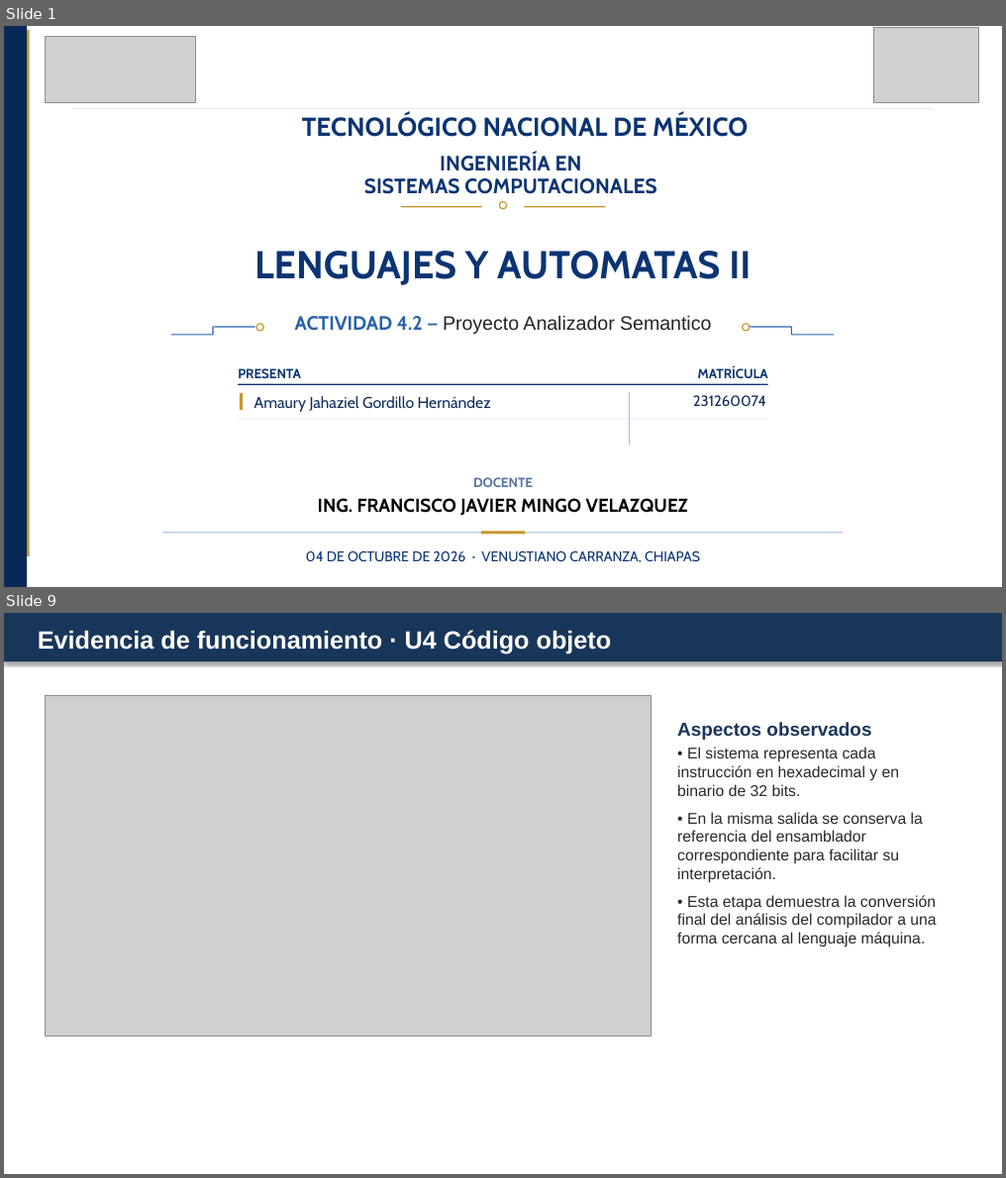
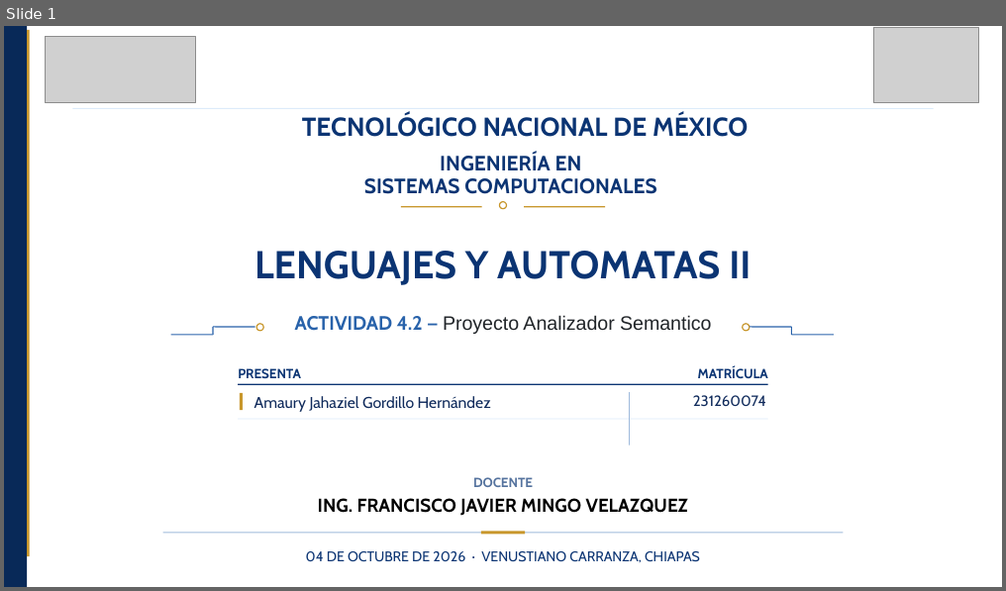
Before and after one commit to amaurycolochos-cpu/LENGUAJES-Y-AUTOMATAS-II, a slide deck: LYA-ll-Tema-4/Actividad 4.2 Proyecto Analizador Semantico_AmauryGordillo_LYA-II_7ISCM.pptx. Shown one above the other, each under a label of ours: slides 1 and 9 before the commit, slide 1 after it; the slides between them are not shown. The pictures are 1006x1178 and 1006x591 pixels, drawn with LibreOffice and Linux fonts; fonts in the diff are those of the drawing; grey boxes stand for pictures; background and template pictures are left out. Boxes give left, top, right and bottom in pixels: in the first picture for what was removed or moved away, otherwise in the second. Text is boxed around its words. In the diff, an @@ line names an element or a change of style, - is before the commit and + after.

```diff
--- a/LYA-ll-Tema-4/Actividad 4.2 Proyecto Analizador Semantico_AmauryGordillo_LYA-II_7ISCM.pptx
+++ b/LYA-ll-Tema-4/Actividad 4.2 Proyecto Analizador Semantico_AmauryGordillo_LYA-II_7ISCM.pptx
@@ slide 9 removed at [4,613,1002,1174], background #FFFFFF @@
@@ rectangle removed at [4,613,1002,662] @@
@@ text removed at [38,630,612,655] @@
-Evidencia de funcionamiento · U4 Código objeto
@@ picture removed at [46,695,651,1036] @@
@@ text removed at [677,722,871,740] @@
-Aspectos observados
@@ text removed at [677,747,936,948] @@
-• El sistema representa cada instrucción en hexadecimal y en binario de 32 bits.
-• En la misma salida se conserva la referencia del ensamblador correspondiente para facilitar su interpretación.
-• Esta etapa demuestra la conversión final del análisis del compilador a una forma cercana al lenguaje máquina.
```
Also in this commit, not shown: 2 slides changed, 12 slides added, 9 other slides removed.
